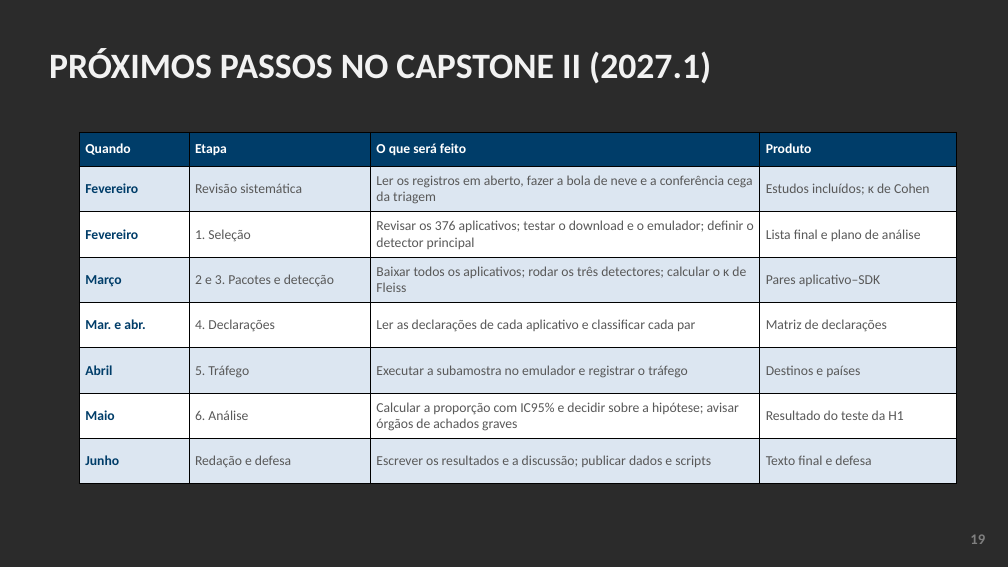
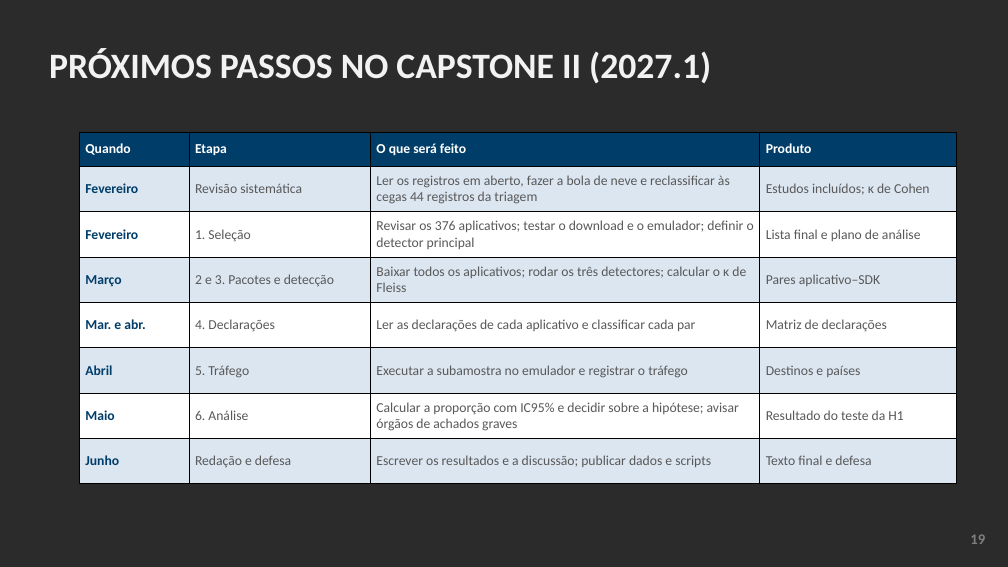
Before and after one commit to ClaudioAMF1/TCC, a slide deck: slide 19 of tcc/apresentacao/apresentacao-defesa-final.pptx. Drawn at 1008x567 pixels with LibreOffice and Linux fonts; fonts in the diff are those of the drawing; background and template pictures are left out; a plain dark background stands for a picture behind light text. Boxes give left, top, right and bottom in pixels: in the first picture for what was removed or moved away, otherwise in the second. Text is boxed around its words. In the diff, an @@ line names an element or a change of style, - is before the commit and + after.

```diff
--- a/tcc/apresentacao/apresentacao-defesa-final.pptx
+++ b/tcc/apresentacao/apresentacao-defesa-final.pptx
@@ table at [79, 132, 957, 484] @@
-row 2, column 3: Ler os registros em aberto, fazer a bola de neve e a conferência cega da triagem
+row 2, column 3: Ler os registros em aberto, fazer a bola de neve e reclassificar às cegas 44 registros da triagem
```
Also in this commit, not shown: 7 other slides changed, 7 other files.
